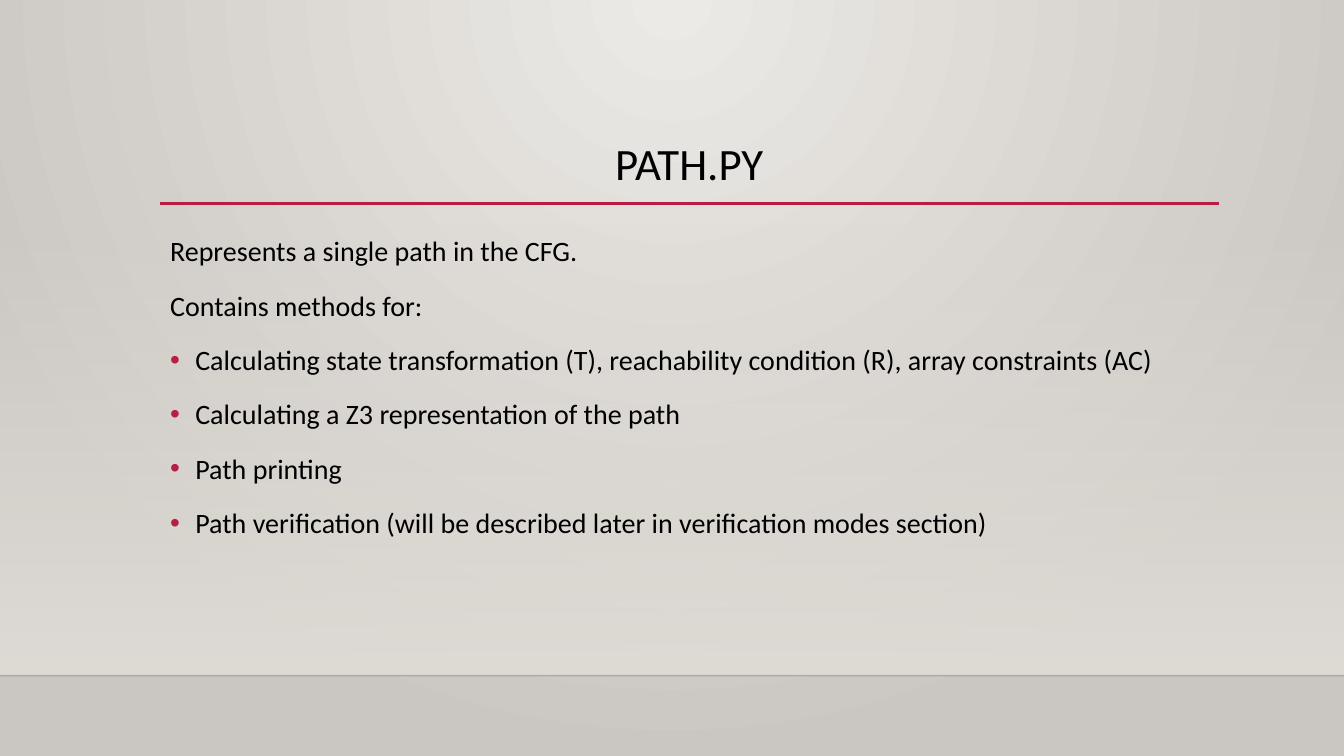
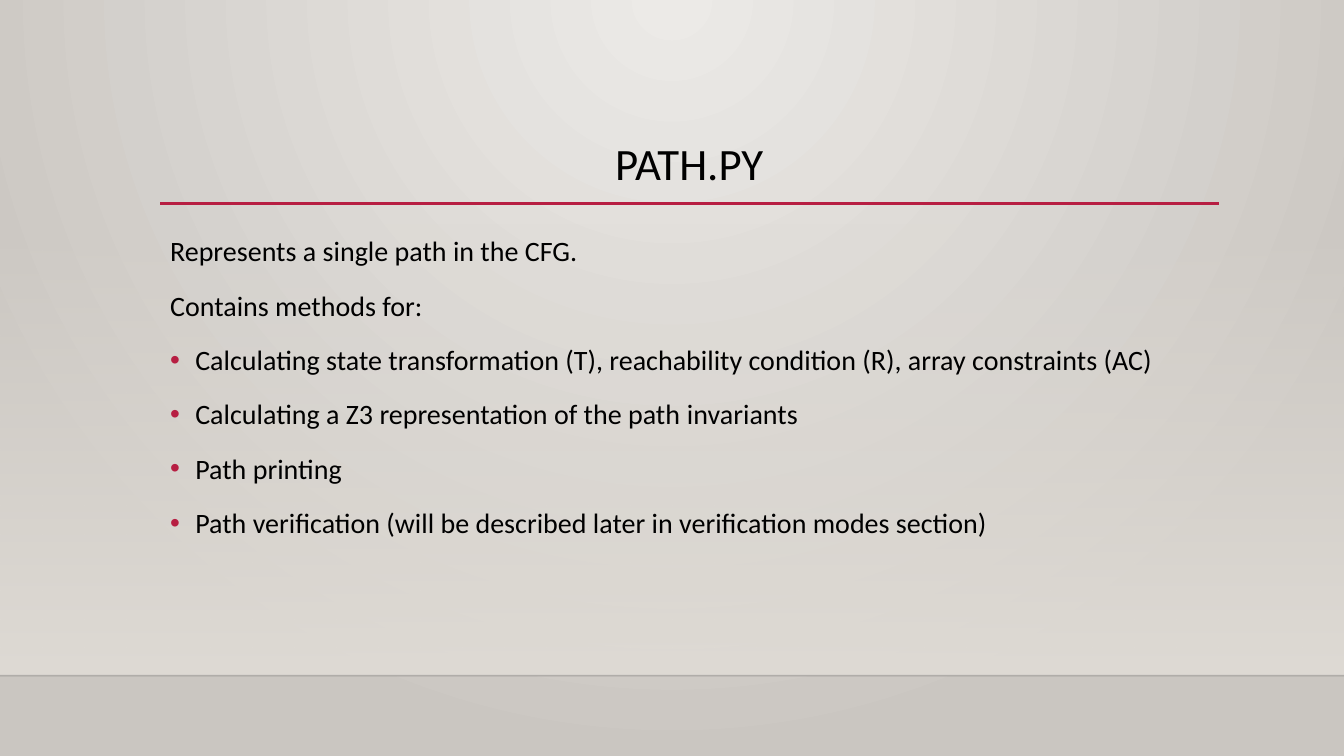
Before and after one commit to Robert-Litvak/Formal-Verification-Project, a slide deck: slide 13 of Project Presentation.pptx. Drawn at 1344x756 pixels with LibreOffice and Linux fonts; fonts in the diff are those of the drawing; background and template pictures are left out. Boxes give left, top, right and bottom in pixels: in the first picture for what was removed or moved away, otherwise in the second. Text is boxed around its words. In the diff, an @@ line names an element or a change of style, - is before the commit and + after.

```diff
--- a/Project Presentation.pptx
+++ b/Project Presentation.pptx
@@ text at <box>195,404,798,429</box>: text changed @@
-• Calculating a Z3 representation of the path
+• Calculating a Z3 representation of the path invariants
```
Also in this commit, not shown: 1 other slide changed, 1 slide added.
